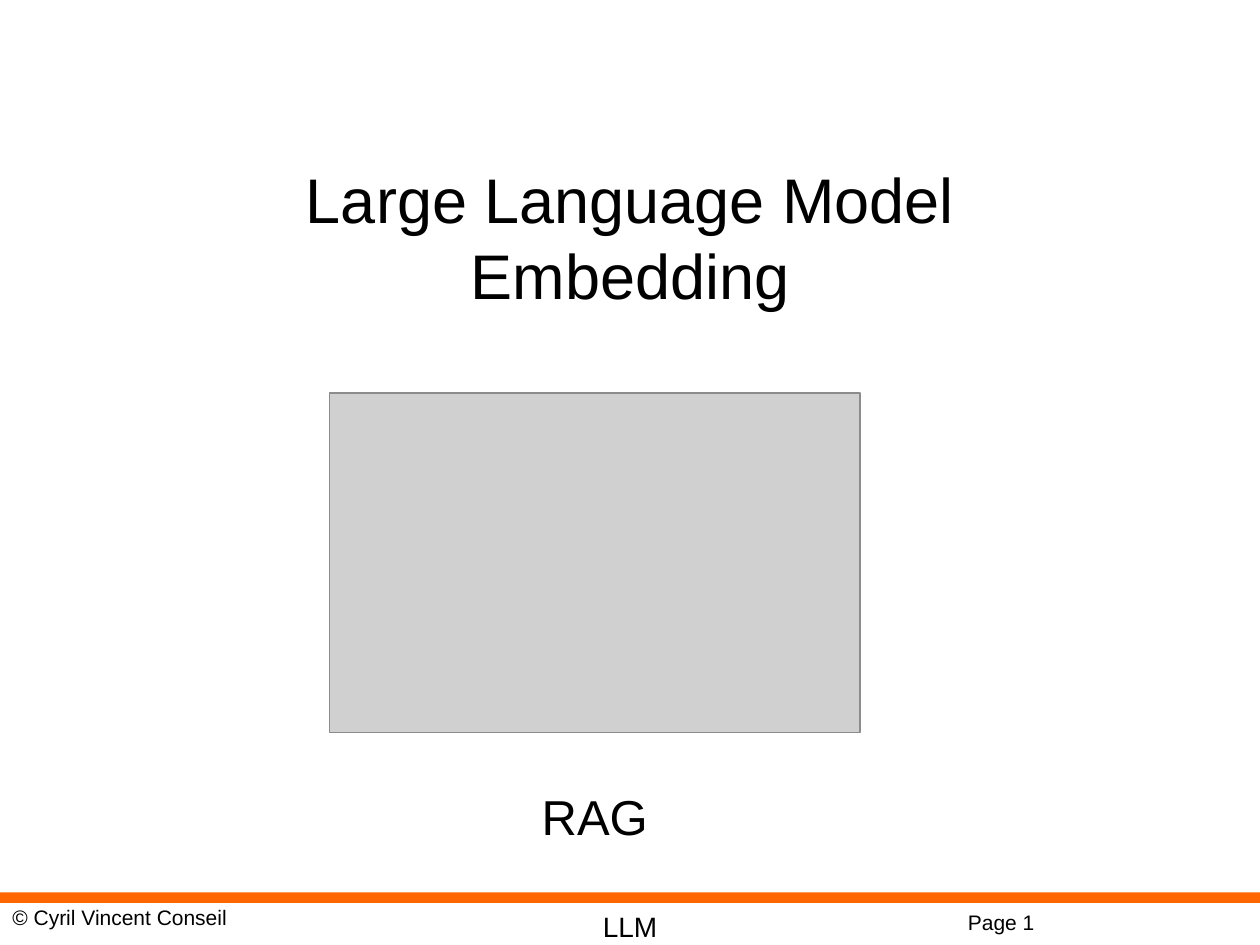
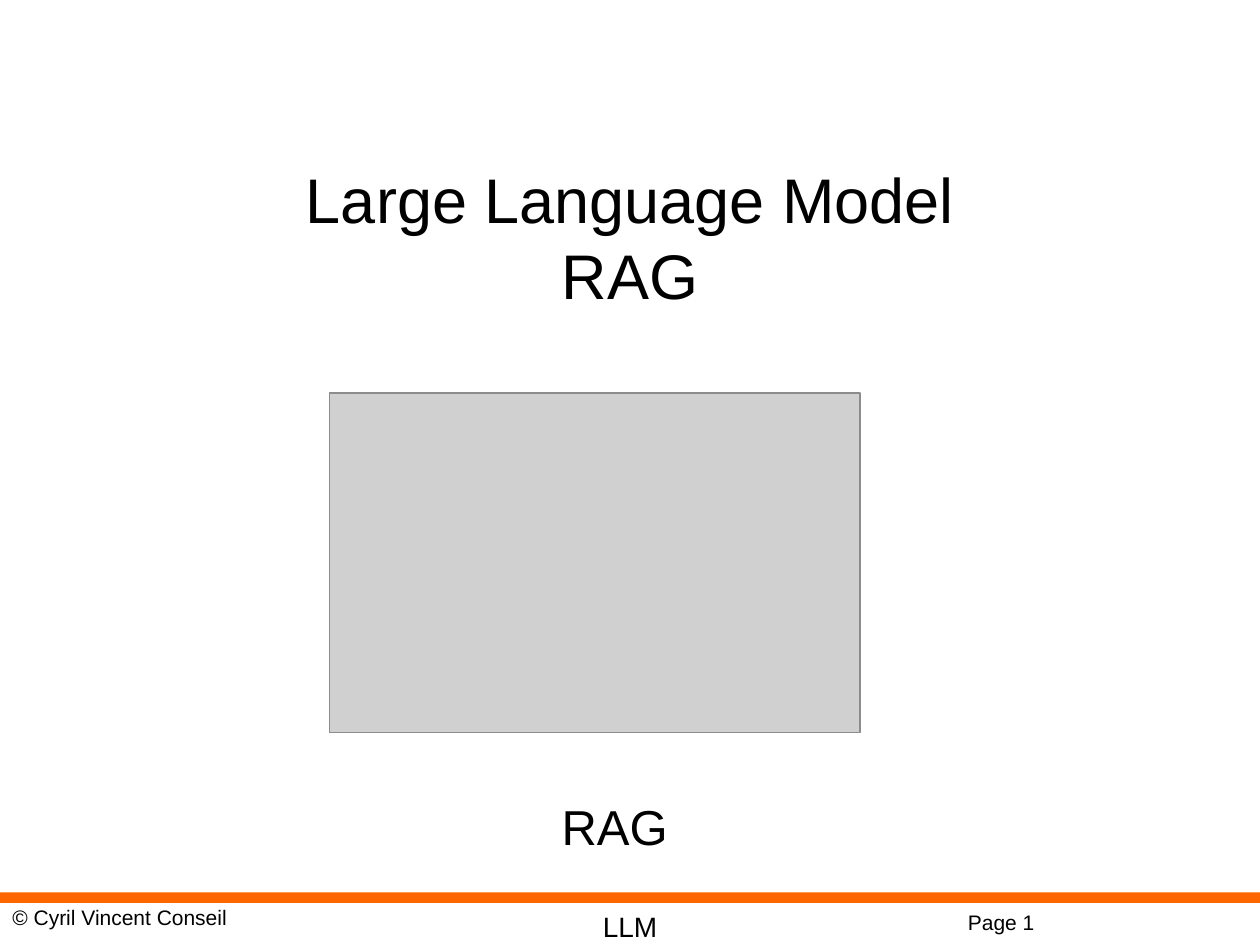
Before and after one commit to cyrilvincent/rag, a slide deck: slide 1 of ppt/RAG03-RAG.pptx. Drawn at 1260x945 pixels with LibreOffice and Linux fonts; fonts in the diff are those of the drawing; grey boxes stand for pictures; background and template pictures are left out. Boxes give left, top, right and bottom in pixels: in the first picture for what was removed or moved away, otherwise in the second. Text is boxed around its words. In the diff, an @@ line names an element or a change of style, - is before the commit and + after.

```diff
--- a/ppt/RAG03-RAG.pptx
+++ b/ppt/RAG03-RAG.pptx
@@ text at <box>562,255,698,300</box>: text changed @@
-Embedding
+RAG
@@ subtitle "RAG": place and size @@
-subtitle "RAG" at <box>542,800,648,836</box>
+subtitle "RAG" at <box>562,810,668,846</box>
```
Also in this commit, not shown: 23 other files.
